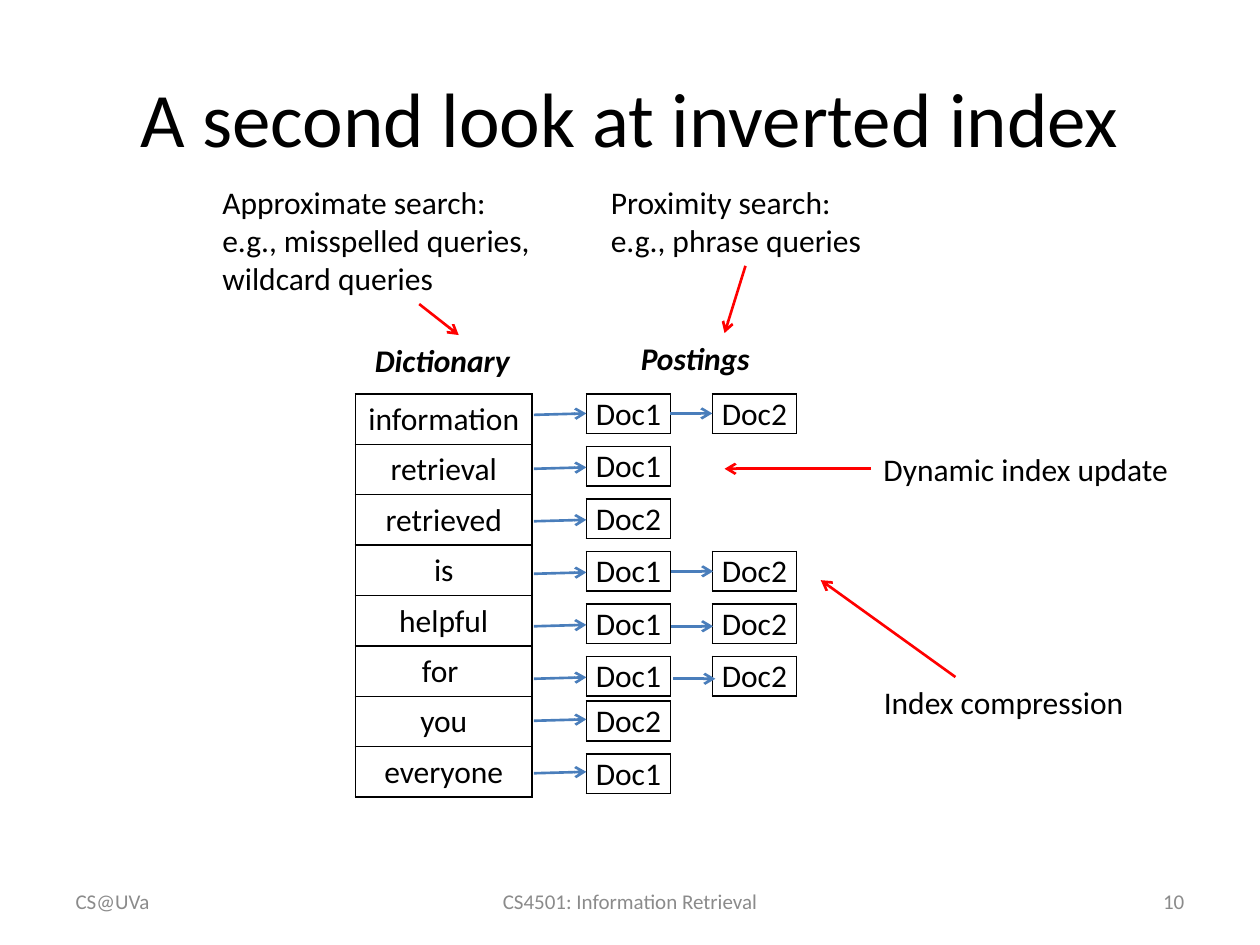
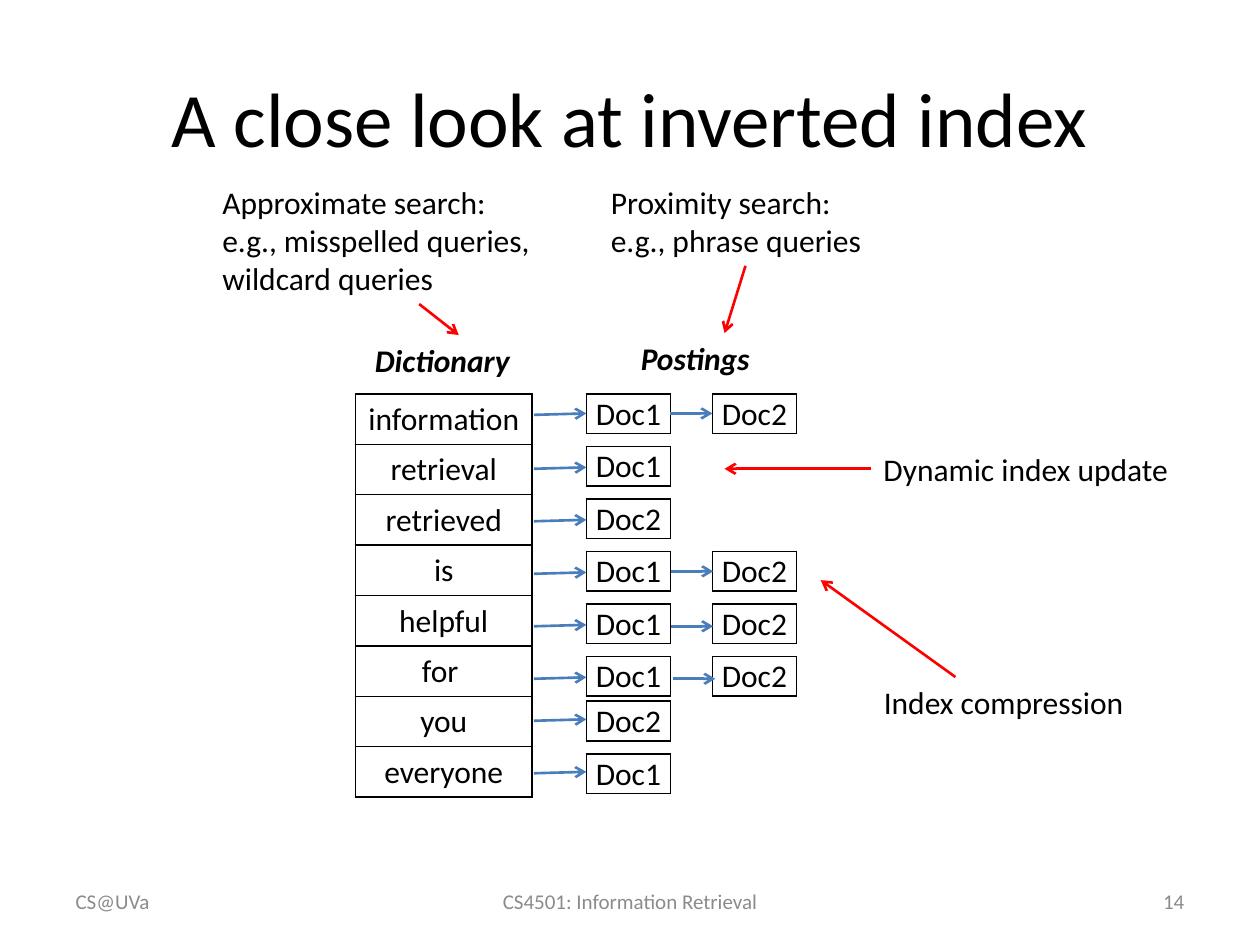
Before and after one commit to wang296/IR2015, a slide deck: slide 14 of docs/Inverted Index.pptx (slide 10 before the commit). Drawn at 1260x945 pixels with LibreOffice and Linux fonts; fonts in the diff are those of the drawing. Boxes give left, top, right and bottom in pixels: in the first picture for what was removed or moved away, otherwise in the second. Text is boxed around its words. In the diff, an @@ line names an element or a change of style, - is before the commit and + after.

```diff
--- a/docs/Inverted Index.pptx
+++ b/docs/Inverted Index.pptx
@@ title at box(172, 93, 1087, 148): text changed @@
-A second look at inverted index
+A close look at inverted index
@@ page number at box(1163, 895, 1184, 909): text changed @@
-10
+14
```
Also in this commit, not shown: 1 other slide changed, 5 slides added, 3 other files.
